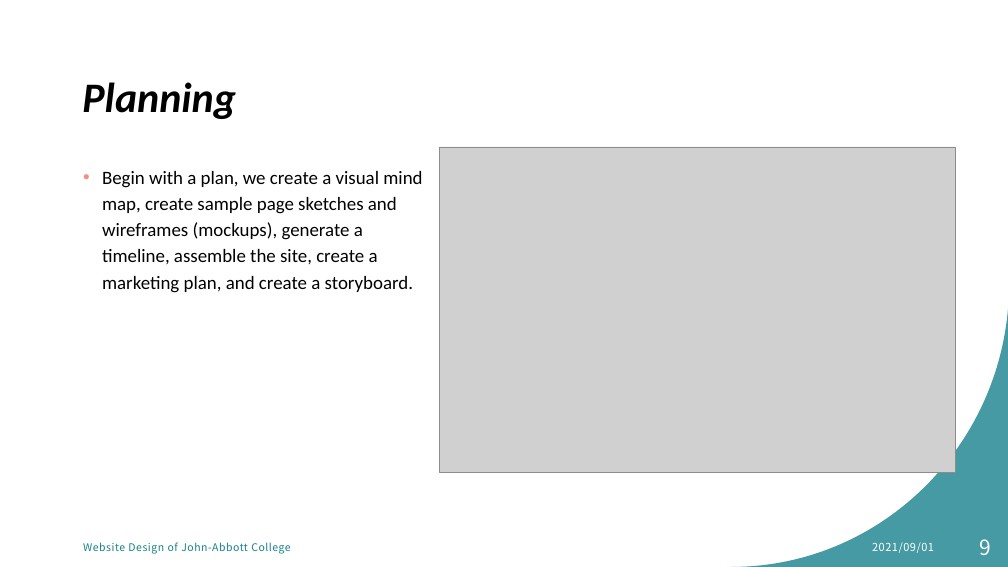
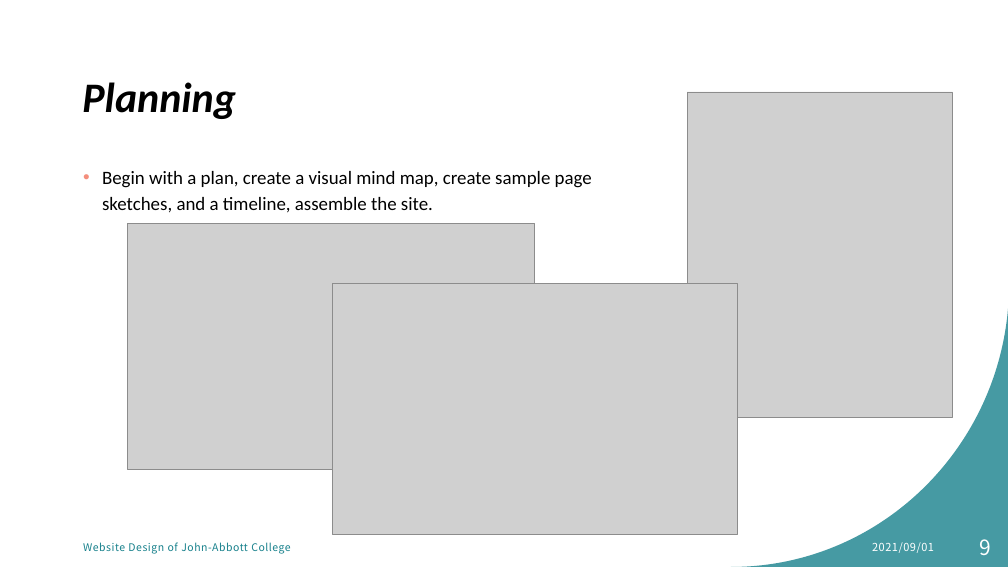
Before and after one commit to MikentGuo/Project_Tour, a slide deck: slide 9 of docs/Website Design for tourist attraction.pptx. Drawn at 1008x567 pixels with LibreOffice and Linux fonts; fonts in the diff are those of the drawing; grey boxes stand for pictures. Boxes give left, top, right and bottom in pixels: in the first picture for what was removed or moved away, otherwise in the second. Text is boxed around its words. In the diff, an @@ line names an element or a change of style, - is before the commit and + after.

```diff
--- a/docs/Website Design for tourist attraction.pptx
+++ b/docs/Website Design for tourist attraction.pptx
@@ picture: place and size @@
-picture at (439, 147, 955, 472)
+picture at (687, 92, 953, 417)
@@ text at (102, 171, 592, 213): text changed @@
-• Begin with a plan, we create a visual mind map, create sample page sketches and wireframes (mockups), generate a timeline, assemble the site, create a marketing plan, and create a storyboard.
+• Begin with a plan, create a visual mind map, create sample page sketches, and a timeline, assemble the site.
@@ picture added at (128, 224, 535, 470) @@
@@ picture added at (333, 284, 737, 535) @@
```
Also in this commit, not shown: 5 other slides changed, 1 slide added.
